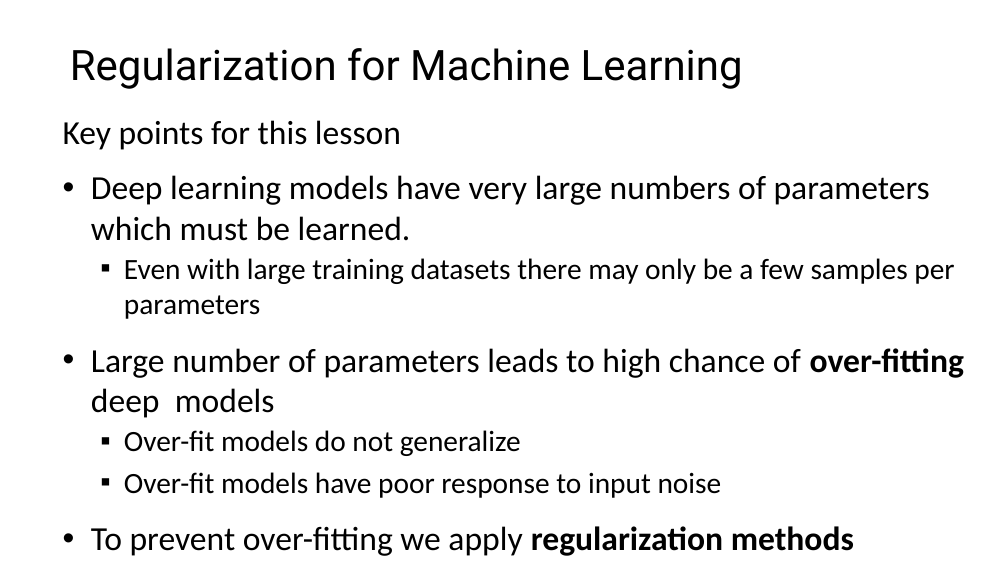
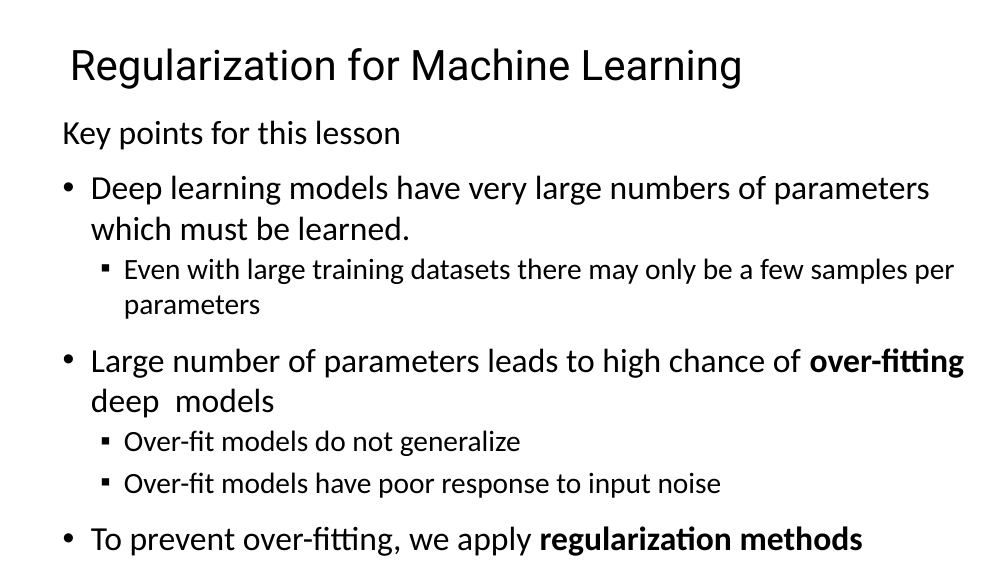
Before and after one commit to StephenElston/CSCI-E25, a slide deck: slide 8 of SupplementaryMaterial/RegularizatioinAndOptimization.pptx. Drawn at 1008x567 pixels with LibreOffice and Linux fonts; fonts in the diff are those of the drawing. Boxes give left, top, right and bottom in pixels: in the first picture for what was removed or moved away, otherwise in the second. Text is boxed around its words. In the diff, an @@ line names an element or a change of style, - is before the commit and + after.

```diff
--- a/SupplementaryMaterial/RegularizatioinAndOptimization.pptx
+++ b/SupplementaryMaterial/RegularizatioinAndOptimization.pptx
@@ text at box(91, 526, 863, 556): text changed @@
-• To prevent over-fitting we apply regularization methods
+• To prevent over-fitting, we apply regularization methods
```
Also in this commit, not shown: 5 other slides changed.
